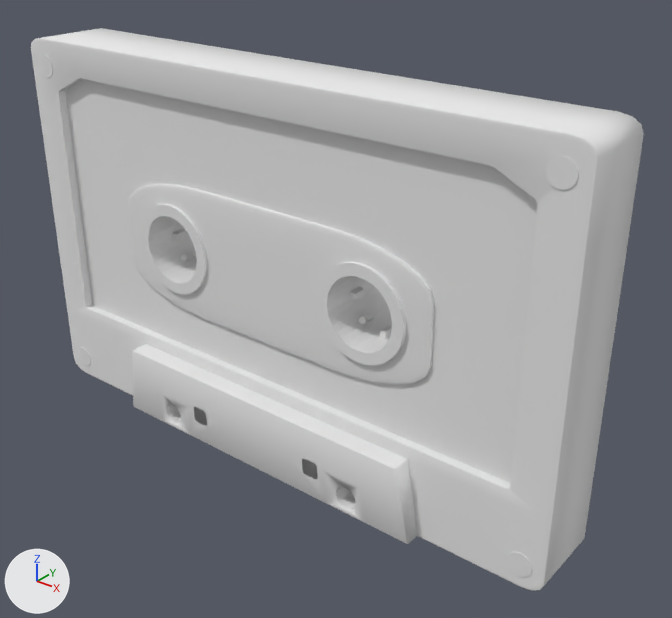
Renders of the Blender file Assets/Prefabs/SongSystem/BlenderModels/cassette.blend from each side of a commit.
The view is the same before and after, from a 50 mm lens placed at (0.352, -0.391, 0.357), pointed at (0.03, 0.012, 0.107). Arrows for +X, +Y and +Z are at lower left; the lights stay in place.

The scene before the commit, as lines of its bpy script (objects in view):
```python
mat_material = diffuse_material('Material')
mat_material.base_color = (0.8, 0.8, 0.8)  # white #e7e7e7
me_cube = bpy.data.meshes.new('Cube')
me_cube.from_pydata(...)  # 1192 vertices, 836 faces; spans x -1.0..1.0, y -1.0..1.0, z -1.0..1.0
me_cube.materials.append(mat_material)  # white #e7e7e7
me_cube_001 = bpy.data.meshes.new('Cube.001')
me_cube_001.from_pydata(...)  # 749 vertices, 487 faces; spans x -1.0..1.0, y -1.07..1.07, z -1.0..1.0
me_cylinder_003 = bpy.data.meshes.new('Cylinder.003')
me_cylinder_003.from_pydata(...)  # 224 vertices, 164 faces; spans x -1.0..1.0, y -1.0..1.0, z -1.0..1.0
ob_bottom = bpy.data.objects.new('Bottom', me_cube_001)
ob_bottom.location = (0.0, 0.0, 0.0264)
ob_bottom.scale = (0.12, 0.035, 0.025)
ob_cassete = bpy.data.objects.new('Cassete', me_cube)
ob_cassete.location = (0.0, 0.0, 0.1259)
ob_cassete.scale = (0.2, 0.025, 0.125)
ob_reel2 = bpy.data.objects.new('Reel2', me_cylinder_003)
ob_reel2.location = (0.075, 0.0, 0.1309)
ob_reel2.rotation_euler = (1.571, 0.0, 0.0)  # degrees (90, 0, 0)
ob_reel2.scale = (0.03, 0.03, 0.025)
# also in view: 'Reel1' at (-0.075, 0.0, 0.131); 'screw1' at (0.185, -0.023, 0.233); 'FacePanel1' at (0.0, -0.02, 0.131)
```
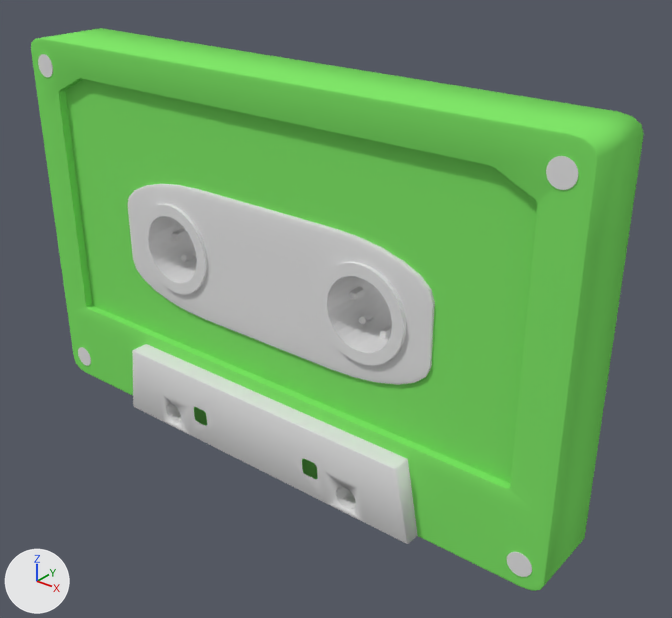
What changed in the scene script:
```text
Change mat_material:
    mat_material.base_color: (0.8, 0.8, 0.8) -> (0.22, 0.8, 0.144)  # white #e7e7e7 -> green #81e76a
```

Where the change shows, as pixel boxes [x1, y1, x2, y2] in the pictures (672 x 618 px):
'Cassete', recoloured (white to green): [31, 28, 644, 591] in both
